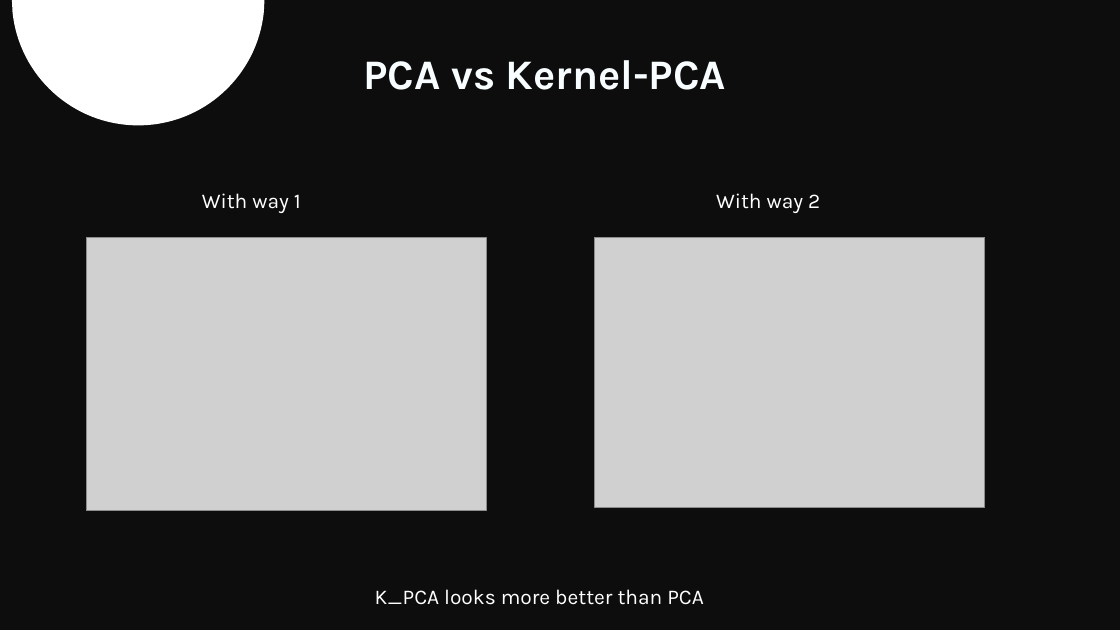
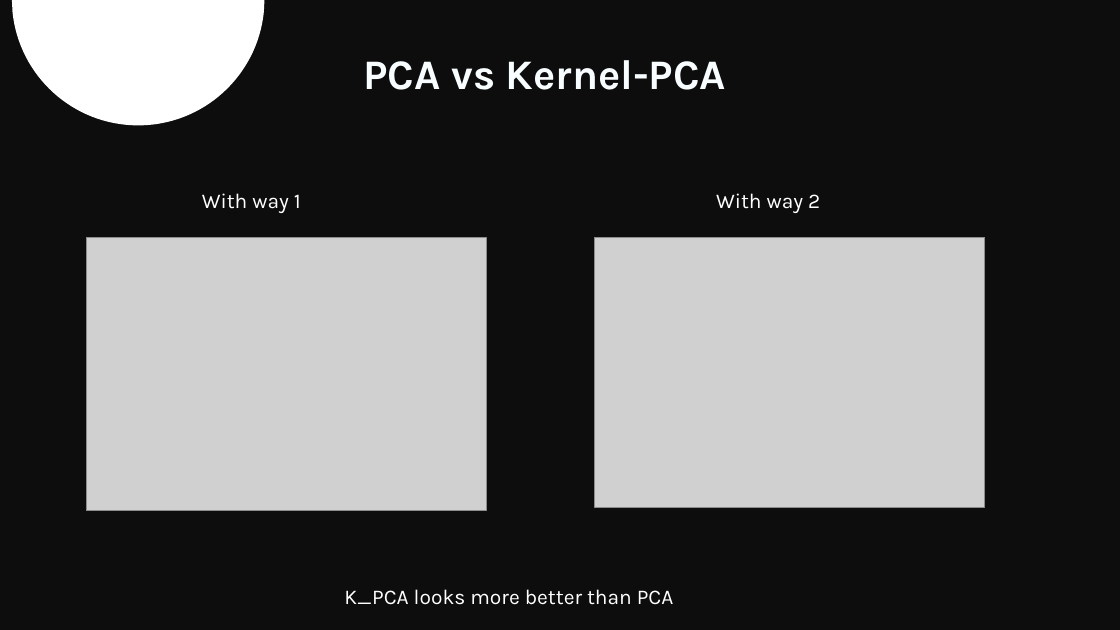
Before and after one commit to Reema-Khaseeb/clustering-credit-card-customer-segmentation, a slide deck: slide 35 of presentation/Credit Card Clustering.pptx (slide 34 before the commit). Drawn at 1120x630 pixels with LibreOffice and Linux fonts; fonts in the diff are those of the drawing; grey boxes stand for pictures. Boxes give left, top, right and bottom in pixels: in the first picture for what was removed or moved away, otherwise in the second. Text is boxed around its words. In the diff, an @@ line names an element or a change of style, - is before the commit and + after.

```diff
--- a/presentation/Credit Card Clustering.pptx
+++ b/presentation/Credit Card Clustering.pptx
@@ text "K_PCA looks more better than ..." moved from (x1=375, y1=589, x2=704, y2=605) to (x1=344, y1=589, x2=674, y2=605) @@
```
Also in this commit, not shown: 9 other slides changed, 15 slides added.
